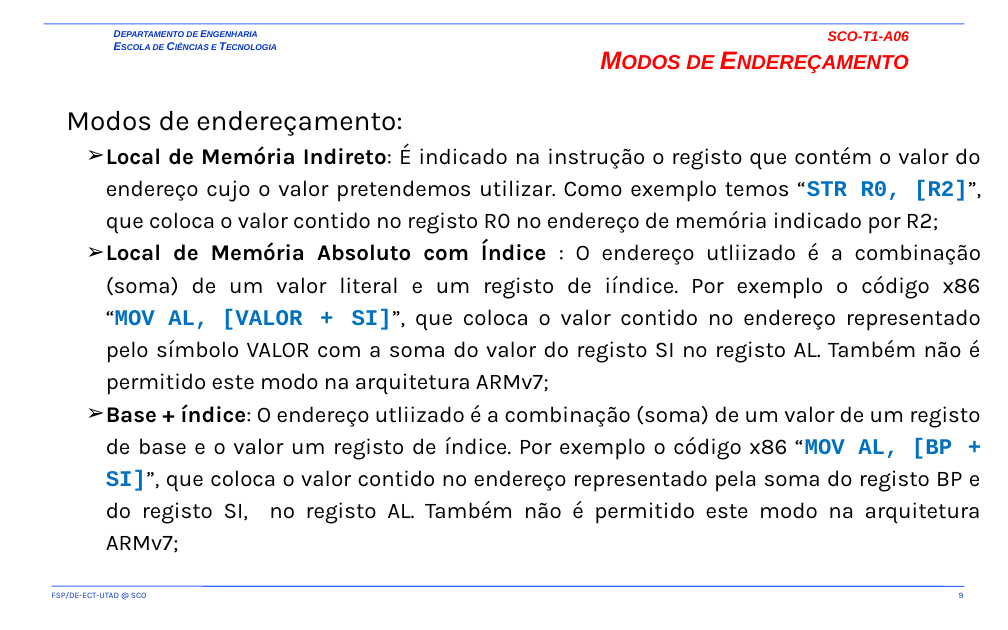
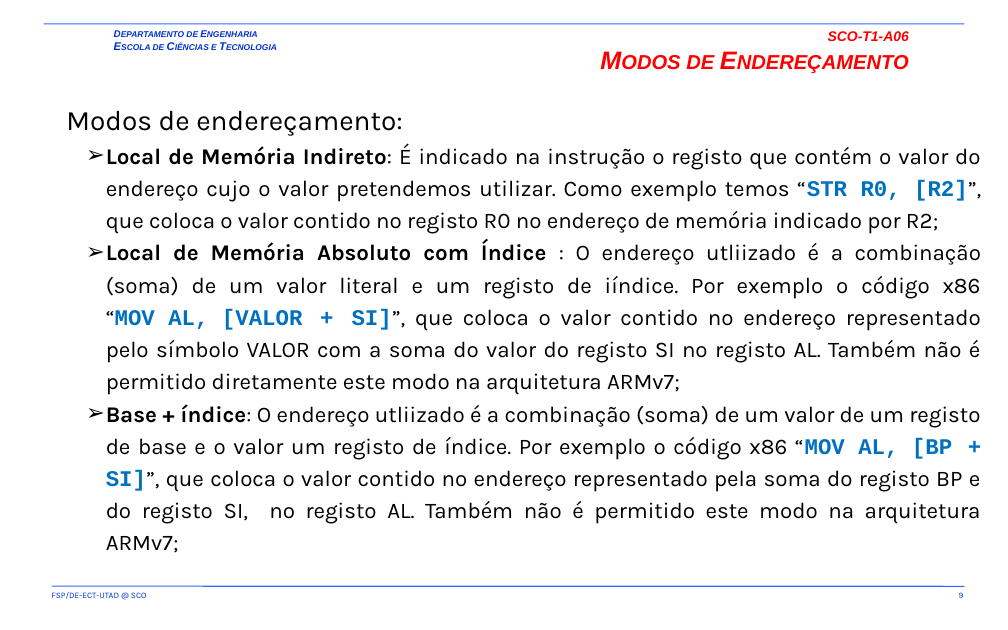
Before and after one commit to fsp864/UTAD-SCO, a slide deck: slide 9 of aulas/t/old/SCO-T1-A05-A06.pptx. Drawn at 1008x630 pixels with LibreOffice and Linux fonts; fonts in the diff are those of the drawing; background and template pictures are left out. Boxes give left, top, right and bottom in pixels: in the first picture for what was removed or moved away, otherwise in the second. Text is boxed around its words. In the diff, an @@ line names an element or a change of style, - is before the commit and + after.

```diff
--- a/aulas/t/old/SCO-T1-A05-A06.pptx
+++ b/aulas/t/old/SCO-T1-A05-A06.pptx
@@ text at [106,240,981,395]: text changed @@
-  ➢ Local de Memória Absoluto com Índice : O endereço utliizado é a combinação (soma) de um valor literal e um registo de iíndice. Por exemplo o código x86 “MOV AL, [VALOR + SI]”, que coloca o valor contido no endereço representado pelo símbolo VALOR com a soma do valor do registo SI no registo AL. Também não é permitido este modo na arquitetura ARMv7;
+  ➢ Local de Memória Absoluto com Índice : O endereço utliizado é a combinação (soma) de um valor literal e um registo de iíndice. Por exemplo o código x86 “MOV AL, [VALOR + SI]”, que coloca o valor contido no endereço representado pelo símbolo VALOR com a soma do valor do registo SI no registo AL. Também não é permitido diretamente este modo na arquitetura ARMv7;
```
Also in this commit, not shown: 7 other slides changed.
